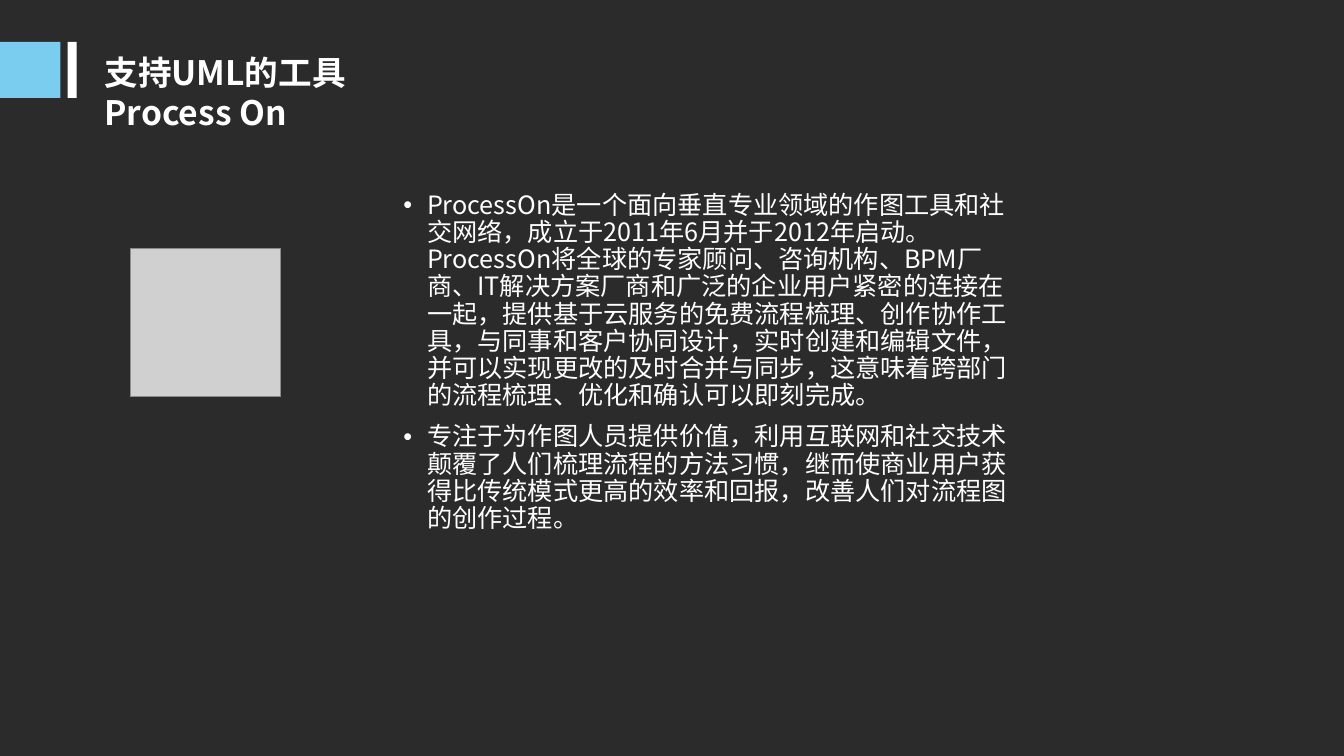
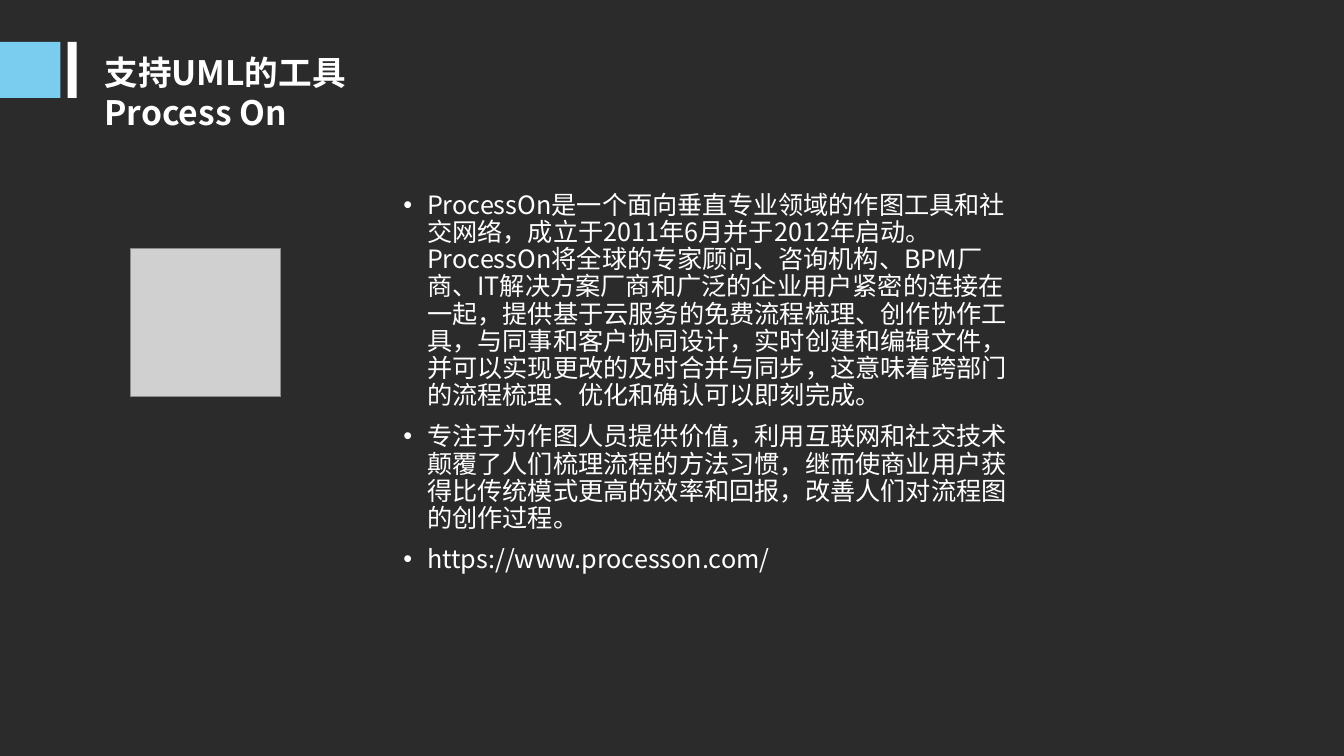
Before and after one commit to PRD2018-G10/TeachingAssistWebsiteProject, a slide deck: slide 28 of PRD2018-G10-UML概述PPT.ppt (slide 27 before the commit). Drawn at 1344x756 pixels with LibreOffice and Linux fonts; fonts in the diff are those of the drawing; grey boxes stand for pictures; background and template pictures are left out; a plain dark background stands for a picture behind light text. Boxes give left, top, right and bottom in pixels: in the first picture for what was removed or moved away, otherwise in the second. Text is boxed around its words. In the diff, an @@ line names an element or a change of style, - is before the commit and + after.

```diff
--- a/PRD2018-G10-UML概述PPT.ppt
+++ b/PRD2018-G10-UML概述PPT.ppt
@@ text at bbox=[427, 548, 770, 574]: paragraph added @@
+• https://www.processon.com/
```
Also in this commit, not shown: 11 other slides changed, 7 slides added, 3 slides removed.
